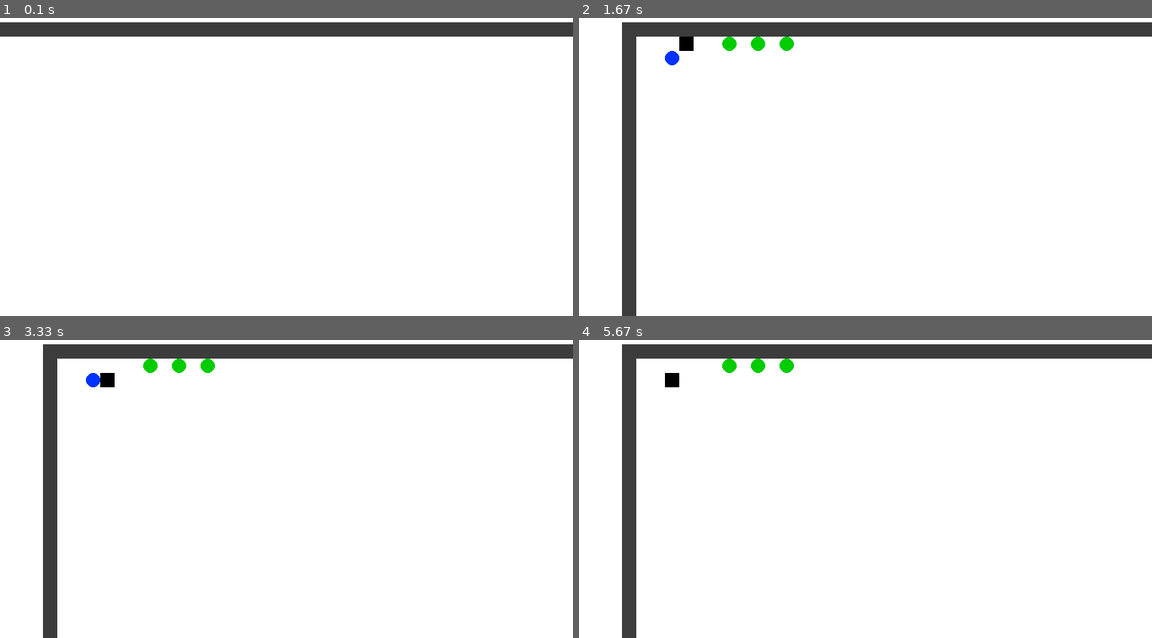
Above: before the commit, frames 1-4 (two rows, left to right).
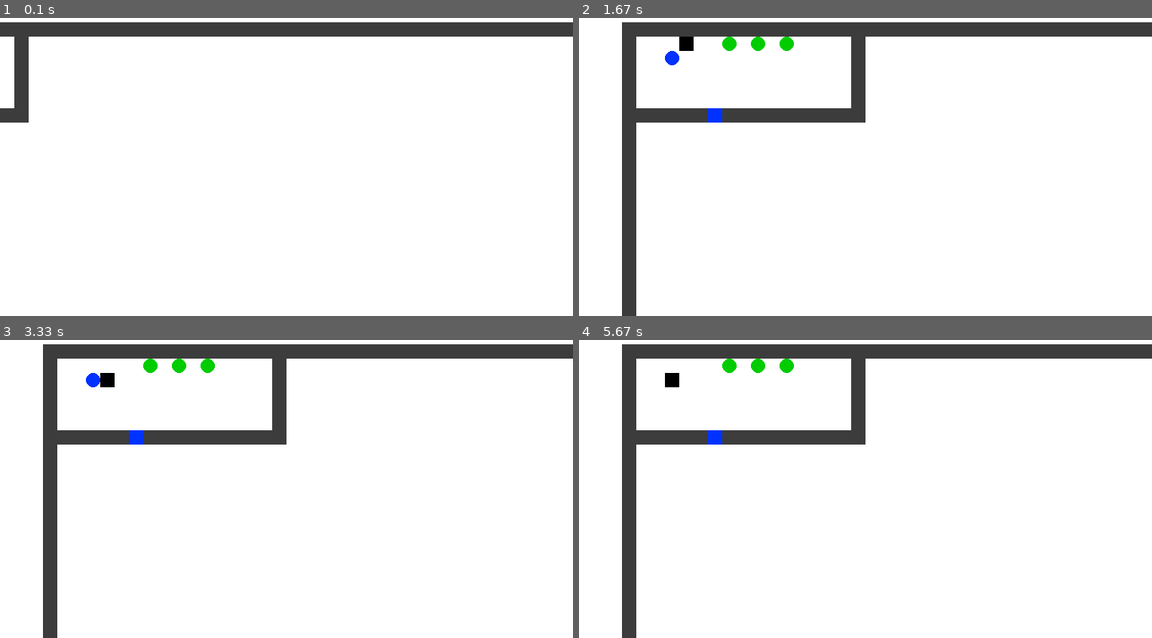
Above: after the commit, the same moments.

Repository: PygameProjects/OpenSource_rpg
Game: pygame game, started from main.py
Same seed, same stepped clock (60 frames per second), same inputs: the game is played once before the commit and once after it.
Inputs:
- Up to frame 1 (0.1 s): no input
- Up to frame 2 (1.67 s): hold I 0.33-0.8 s; hold Right 0.33-0.8 s; hold U 0.83-1.3 s; hold Right 0.83-1.3 s; hold Right from 1.33 s (still down)
- Up to frame 3 (3.33 s): release Right at 1.8 s; hold Up 1.83-2.13 s; hold Right 2.17-2.63 s; hold Left 2.67-3.2 s; hold Down from 3.23 s (still down)
- Up to frame 4 (5.67 s): release Down at 3.53 s; hold Left 3.57-3.97 s; hold Up 4-4.37 s; hold Right 4.4-5.03 s; hold Down 5.07-5.43 s; hold Left from 5.47 s (still down)

The runs differ from the first frame. In frame 1, 0.8% of the frame differs, in the area x 0-5%, y 6-36%; in frame 2, 2.5%, in the area x 10-50%, y 6-36%; in frame 3, 2.5%; in frame 4, 2.5%.

Commit message:
Added doors. Ability to use keys on doors.

Diff:
--- a/game.py
+++ b/game.py
@@ -60,7 +60,7 @@
                 for i in line:
                     if i == ' ':
                         levelmap[linenum].append('.')
-                    elif i in (WALL, KEY, GOLD):
+                    elif i in (WALL, KEY, GOLD, DOOR):
                         levelmap[linenum].append(i)
                     else:
                         print("UNKONWN CHARACTER IN MAP FILE")
@@ -105,6 +105,8 @@
                 if tile != '.':
                     if tile == WALL:
                         pygame.draw.rect(mapsurf, GRAY, [x * self.tile_size, y * self.tile_size, self.tile_size, self.tile_size], 0);
+                    elif tile == DOOR:
+                        pygame.draw.rect(mapsurf, BLUE, [x * self.tile_size, y * self.tile_size, self.tile_size, self.tile_size], 0);
                     elif tile == KEY:
                         pygame.draw.circle(mapsurf, BLUE, [x * self.tile_size + self.half_tile_size, y * self.tile_size + self.half_tile_size], self.half_tile_size, 0);
                     elif tile == GOLD:
@@ -136,6 +138,10 @@
                     # Get item
                     elif event.key == pygame.K_g:
                         self.player.get_item(self.tiles)
+                    elif event.key == pygame.K_u:
+                        self.player.use_key(self.tiles)
+                    elif event.key == pygame.K_i:
+                        print(self.player.get_inventory())
 
             # Drawing
             self.screen.fill(self.background)
--- a/main.py
+++ b/main.py
@@ -22,6 +22,7 @@
 WALL    = '#'
 KEY     = '@'
 GOLD    = '$'
+DOOR    = '-'
 
 def main():
     # Initialize game object
--- a/map.txt
+++ b/map.txt
@@ -1,10 +1,10 @@
 #########################################################################
-#      $ $ $                                                            #
-#  @                                                                    #
-#                                                                       #
-#                                                                       #
-#                                                                       #
-#                                                                       #
+#      $ $ $    #                                                       #
+#  @            #                                                       #
+#               #                                                       #
+#               #                                                       #
+#               #                                                       #
+######-##########                                                       #
 #                                                                       #
 #                                                                       #
 #                                                                       #
--- a/player.py
+++ b/player.py
@@ -39,12 +39,24 @@
         """
         if x != 0:
             new_x = self.x + x
-            if not tiles[self.y][new_x] == WALL:
+            if not tiles[self.y][new_x] in (WALL, DOOR):
                 self.x = new_x
         if y != 0:
             new_y = self.y + y
-            if not tiles[new_y][self.x] == WALL:
+            if not tiles[new_y][self.x] in (WALL, DOOR):
                 self.y = new_y
+
+    def search_area(self, tiles, item):
+        if item == tiles[self.y][self.x + 1]:
+            return self.x + 1, self.y
+        elif item == tiles[self.y][self.x - 1]:
+            return self.x - 1, self.y
+        elif item == tiles[self.y + 1][self.x]:
+            return self.x, self.y + 1
+        elif item == tiles[self.y - 1][self.x]:
+            return self.x, self.y - 1
+        else:
+            return None, None
 
     def get_item(self, tiles):
         """
@@ -60,6 +72,12 @@
     def get_inventory(self):
         return self.inventory
 
+    def use_key(self, tiles):
+        if KEY in self.inventory['pouch']:
+            x, y = self.search_area(tiles = tiles, item = DOOR)
+            if x != None:
+                tiles[y][x] = '.'
+                self.inventory['pouch'].remove(KEY)
 
     def draw(self, screen):
         """
